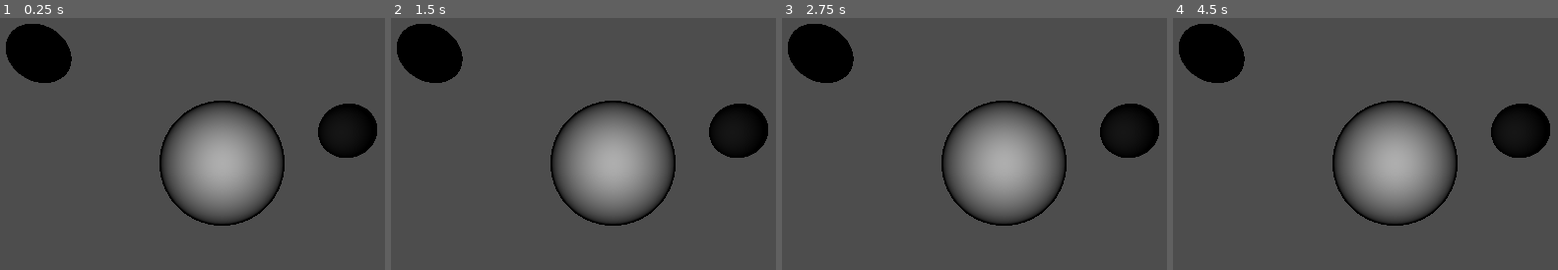
Above: before the commit, frames 1-4 (left to right).
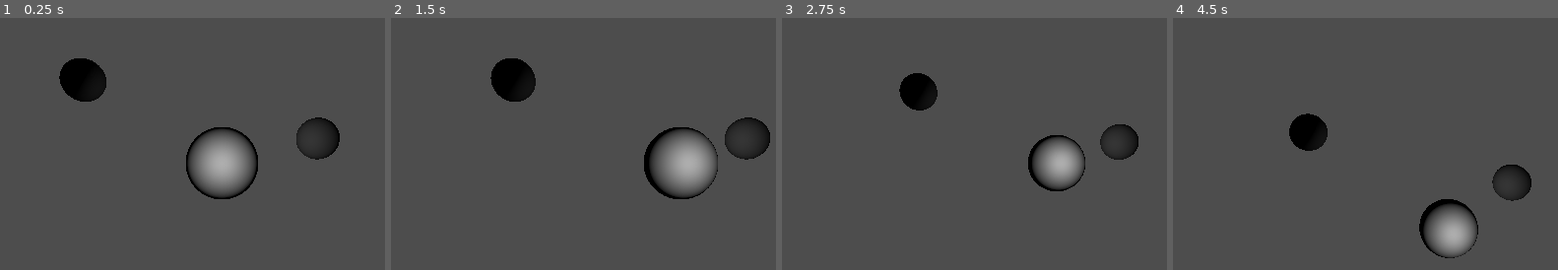
Above: after the commit, the same moments.

Repository: winder-xp/meteor-madness-hackathon-2025
Game: Godot game, scene res://scenes/test_scene.tscn
Same seed, same stepped clock (60 frames per second), same inputs: the game is played once before the commit and once after it.
Inputs (mouse positions are in pixels of both pictures, inside the frame that each line leads up to):
- Up to frame 1 (0.25 s): no input
- Up to frame 2 (1.5 s): tap Enter at 0.5 s; move the mouse to (outside the picture) at 0.52 s; hold A (keyA, bound only after the commit) 0.53-1.28 s; tap D (keyD, bound only after the commit) at 0.8, 1.35 s; move the mouse to (456, 184) at 1.27 s
- Up to frame 3 (2.75 s): tap S (keyS, bound only after the commit) at 1.55 s; tap Space (keySpace, bound only after the commit) at 2 s; move the mouse to (1082, 65) at 2.02 s; hold S (keyS, bound only after the commit) from 2.03 s (still down); tap Shift (keyShift, bound only after the commit) at 2.3 s
- Up to frame 4 (4.5 s): move the mouse to (1353, 252) at 2.77 s; release S (keyS, bound only after the commit) at 2.78 s; tap Shift (keyShift, bound only after the commit) at 2.85 s; tap Space (keySpace, bound only after the commit) at 3.05 s; tap Enter at 3.5 s; move the mouse to (outside the picture) at 3.52 s; hold Space (keySpace, bound only after the commit) 3.53-4.28 s; tap W (keyW, bound only after the commit) at 3.8, 4.35 s; move the mouse to (outside the picture) at 4.27 s

The runs differ from the first frame. In frame 1, 15% of the frame differs, in the area x 1-98%, y 2-83%; in frame 2, 18%; in frame 3, 16%; in frame 4, 18%, in the area x 1-98%, y 2-96%.

Commit message:
camara lista para usar en varias escenas

Diff:
--- a/project.godot
+++ b/project.godot
@@ -32,3 +32,33 @@
 "events": [Object(InputEventMouseButton,"resource_local_to_scene":false,"resource_name":"","device":-1,"window_id":0,"a …(253 unchanged characters)…
 ]
 }
+keyW={
+"deadzone": 0.2,
+"events": [Object(InputEventKey,"resource_local_to_scene":false,"resource_name":"","device":0,"window_id":0,"alt_pressed":false,"shift_pressed":false,"ctrl_pressed":false,"meta_pressed":false,"pressed":false,"keycode":0,"physical_keycode":87,"key_label":0,"unicode":0,"location":0,"echo":false,"script":null)
+]
+}
+keyA={
+"deadzone": 0.2,
+"events": [Object(InputEventKey,"resource_local_to_scene":false,"resource_name":"","device":0,"window_id":0,"alt_pressed":false,"shift_pressed":false,"ctrl_pressed":false,"meta_pressed":false,"pressed":false,"keycode":0,"physical_keycode":65,"key_label":0,"unicode":0,"location":0,"echo":false,"script":null)
+]
+}
+keyS={
+"deadzone": 0.2,
+"events": [Object(InputEventKey,"resource_local_to_scene":false,"resource_name":"","device":0,"window_id":0,"alt_pressed":false,"shift_pressed":false,"ctrl_pressed":false,"meta_pressed":false,"pressed":false,"keycode":0,"physical_keycode":83,"key_label":0,"unicode":0,"location":0,"echo":false,"script":null)
+]
+}
+keyD={
+"deadzone": 0.2,
+"events": [Object(InputEventKey,"resource_local_to_scene":false,"resource_name":"","device":-1,"window_id":0,"alt_pressed":false,"shift_pressed":false,"ctrl_pressed":false,"meta_pressed":false,"pressed":false,"keycode":0,"physical_keycode":68,"key_label":0,"unicode":100,"location":0,"echo":false,"script":null)
+]
+}
+keySpace={
+"deadzone": 0.2,
+"events": [Object(InputEventKey,"resource_local_to_scene":false,"resource_name":"","device":0,"window_id":0,"alt_pressed":false,"shift_pressed":false,"ctrl_pressed":false,"meta_pressed":false,"pressed":false,"keycode":0,"physical_keycode":32,"key_label":0,"unicode":0,"location":0,"echo":false,"script":null)
+]
+}
+keyShift={
+"deadzone": 0.2,
+"events": [Object(InputEventKey,"resource_local_to_scene":false,"resource_name":"","device":0,"window_id":0,"alt_pressed":false,"shift_pressed":false,"ctrl_pressed":false,"meta_pressed":false,"pressed":false,"keycode":0,"physical_keycode":4194325,"key_label":0,"unicode":0,"location":0,"echo":false,"script":null)
+]
+}
--- /dev/null
+++ b/scenes/movable_camera_3d.tscn
@@ -0,0 +1,8 @@
+[gd_scene load_steps=2 format=3 uid="uid://bye6kva20bbor"]
+
+[ext_resource type="Script" uid="uid://mio4lk3xi7b6" path="res://scripts/camera_3d.gd" id="1_opvqn"]
+
+[node name="MovableCamera3D" type="Camera3D"]
+script = ExtResource("1_opvqn")
+radius = 3.985
+movement_speed = 0.025
--- a/scenes/test_scene.tscn
+++ b/scenes/test_scene.tscn
@@ -1,14 +1,10 @@
 [gd_scene load_steps=3 format=3 uid="uid://d4ddh0ykygtu3"]
 
-[ext_resource type="Script" uid="uid://mio4lk3xi7b6" path="res://scripts/camera_3d.gd" id="1_g7g4h"]
+[ext_resource type="PackedScene" uid="uid://bye6kva20bbor" path="res://scenes/movable_camera_3d.tscn" id="1_g7g4h"]
 
 [sub_resource type="SphereMesh" id="SphereMesh_a5oyu"]
 
 [node name="Node3D" type="Node3D"]
-
-[node name="Camera3D" type="Camera3D" parent="."]
-transform = Transform3D(1, 0, 0, 0, 1, 0, 0, 0, 1, 0, 0, 2.3524)
-script = ExtResource("1_g7g4h")
 
 [node name="MeshInstance3D3" type="MeshInstance3D" parent="."]
 transform = Transform3D(1, 0, 0, 0, 1, 0, 0, 0, 1, -3.27486, 1.96147, -2.83703)
@@ -25,3 +21,8 @@
 
 [node name="SpotLight3D" type="SpotLight3D" parent="."]
 transform = Transform3D(1, 0, 0, 0, 1, 0, 0, 0, 1, 0, 0, 1.24244)
+spot_range = 8.43201
+
+[node name="MovableCamera3D" parent="." instance=ExtResource("1_g7g4h")]
+transform = Transform3D(1, 0, 0, 0, 1, 0, 0, 0, 1, 0, 0.681875, 8.63945)
+mouse_sensitivity = 0.008
--- a/scripts/camera_3d.gd
+++ b/scripts/camera_3d.gd
@@ -1,16 +1,26 @@
 extends Camera3D
 
+## La posición del objeto en el que la cámara va a centrarse
 @export var camera_lookat: Vector3 = Vector3.ZERO
 
 # parámetros en esféricas de la posición de la cámara (mirar position para convenio)
-var radius := (position - camera_lookat).length()
+## El radio en esféricas inicial de la cámara al objeto al que enfoca
+@export var radius := (global_position - camera_lookat).length()
 var theta := PI / 2
 var phi := PI / 2
 
+## Velocidad al moverte con WASD Espacio Shift con la cámara por el mapa
+@export var movement_speed := 1.0
+
 var rotating := false
 var last_mouse_pos := Vector2.ZERO
-var sensitivity := 0.01
-var zoom_sensitivity := 0.5
+
+## Sensibilidad del ratón al arrastrar la cámara
+@export var mouse_sensitivity := 0.01
+## Sensibilidad de la rueda del ratón al hacer zoom
+@export var zoom_sensitivity := 0.5
+## Activa el movimiento de la cámara con WASD Espacio Shift (para testear)
+@export var test_movement := true
 
 func _ready():
 	pass
@@ -36,8 +46,8 @@
 		last_mouse_pos = mouse_pos
 
 		# Se transforma el movimiento de mouse en rotación angular
-		phi -= delta_mouse.x * sensitivity
-		theta -= delta_mouse.y * sensitivity
+		phi += delta_mouse.x * mouse_sensitivity
+		theta -= delta_mouse.y * mouse_sensitivity
 
 		theta = clamp(theta, 0.01, PI - 0.01) # se limita el valor para que no de problemas
 
@@ -51,4 +61,20 @@
 		radius -= zoom_sensitivity
 	if Input.is_action_just_pressed("scrollDown"):
 		radius += zoom_sensitivity
-	radius = clamp(radius, 0.0, INF)
+	radius = clamp(radius, 0.5, INF)
+	'''
+	MOVIMIENTO PARA TESTEAR
+	'''
+	if test_movement:
+		if Input.is_action_pressed("keyW"):
+			camera_lookat.z -= movement_speed
+		if Input.is_action_pressed("keyS"):
+			camera_lookat.z += movement_speed
+		if Input.is_action_pressed("keyA"):
+			camera_lookat.x -= movement_speed
+		if Input.is_action_pressed("keyD"):
+			camera_lookat.x += movement_speed
+		if Input.is_action_pressed("keySpace"):
+			camera_lookat.y += movement_speed
+		if Input.is_action_pressed("keyShift"):
+			camera_lookat.y -= movement_speed
